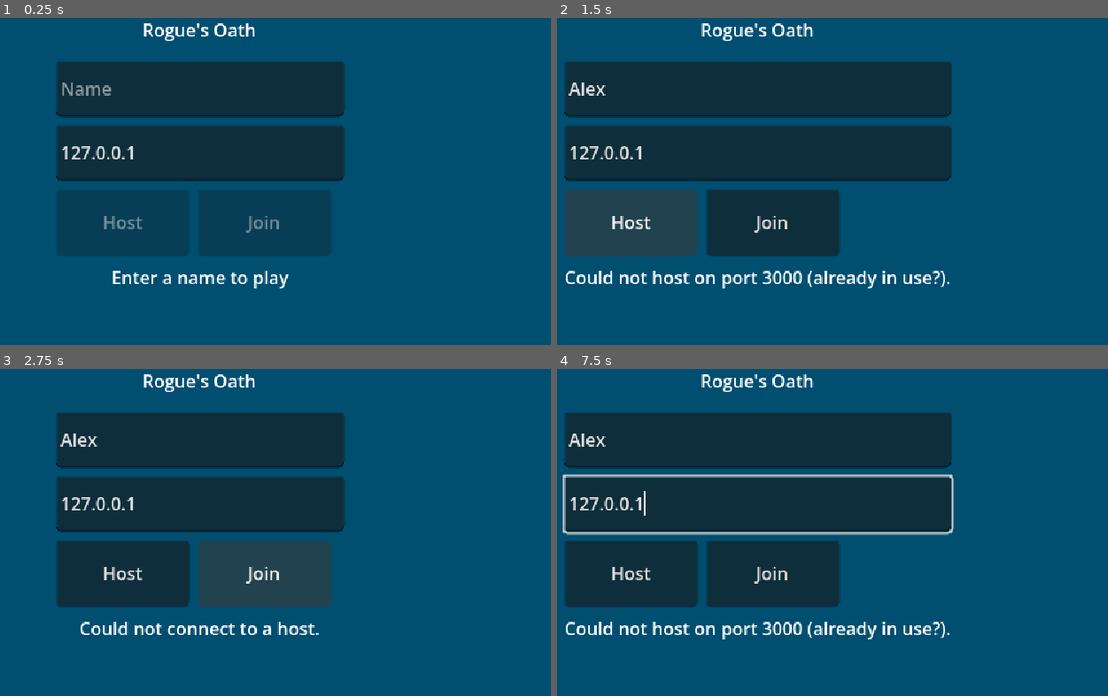
Above: before the commit, frames 1-4 (two rows, left to right).
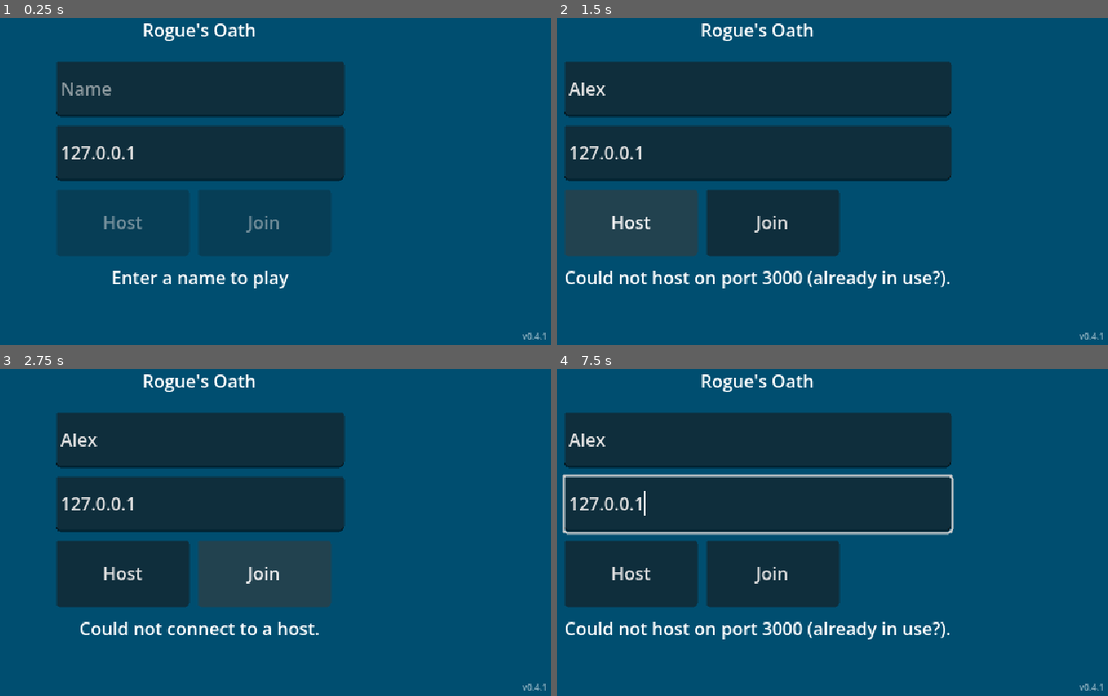
Above: after the commit, the same moments.

Repository: jonathanlake/rogues_oath
Game: Godot game, scene res://ui/main_menu/main_menu.tscn
The game is run twice, just before and just after one commit, with the same random seed, the same clock (stepped at 60 frames per second) and the same inputs.
Inputs (mouse positions are in pixels of both pictures, inside the frame that each line leads up to):
- Up to frame 1 (0.25 s): no input
- Up to frame 2 (1.5 s): click (755, 89) at 0.52 s; type "Alex" at 0.6 s; click "Host" at 1.25 s
- Up to frame 3 (2.75 s): click "Join" at 2 s
- Up to frame 4 (7.5 s): move the mouse to (915, 480) at 2.77 s; hold D (move_right) 2.78-3.53 s; tap Keypad Enter every 0.75 s from 2.85 to 7.35 s; click (915, 480) at 2.92 s; move the mouse to (617, 519) at 3.52 s; hold S (move_down) 3.53-4.28 s; move the mouse to (826, 414) at 4.27 s; hold D (move_right) 4.28-5.03 s; move the mouse to (722, 581) at 5.02 s; hold W (move_up) 5.03-5.78 s; click (722, 581) at 5.17 s; move the mouse to (970, 561) at 5.77 s; hold A (move_left) 5.78-7.28 s; move the mouse to (outside the picture) at 6.52 s; move the mouse to (793, 499) at 7.27 s; hold S (move_down) from 7.28 s (still down); click (793, 499) at 7.42 s

The runs differ from the first frame. In frame 1, less than 0.1% of the frame differs, in the area x 94-100%, y 96-99%; in frame 2, less than 0.1%; in frame 3, less than 0.1%; in frame 4, less than 0.1%.

Commit message:
Build versioning (x.y.z): config/version is the source of truth
application/config/version (project.godot) now carries the build
version, kept in step with the DESIGN changelog (currently 0.4.1). The
main menu shows it bottom-right and startup prints it — "which build am
I running?" is answerable at a glance on both machines, which is the
real fix for the stale-exe confusion. Exports are now named
rogues_oath_v<version>.exe (preset path updated; the explicit-path
export command remains the reliable route). Convention recorded in
CLAUDE.md: bump the version in the same commit as its changelog entry.
Per-build release notes deferred until wanted.

Co-Authored-By: Claude Fable 5 <noreply@anthropic.com>

Diff:
--- a/project.godot
+++ b/project.godot
@@ -11,6 +11,7 @@
 [application]
 
 config/name="Rogue's Oath"
+config/version="0.4.1"
 config/tags=PackedStringArray("2d", "multiplayer")
 run/main_scene="res://ui/main_menu/main_menu.tscn"
 config/features=PackedStringArray("4.7", "GL Compatibility")
--- a/ui/main_menu/main_menu.gd
+++ b/ui/main_menu/main_menu.gd
@@ -30,6 +30,12 @@
 
 
 func _ready() -> void:
+	# Build version, from the ONE source of truth (project.godot application/config/version — kept
+	# in step with the DESIGN changelog). Shown in the corner AND printed, so "which build are you
+	# actually running?" is answerable at a glance on both machines — the stale-exe footgun's fix.
+	var version := str(ProjectSettings.get_setting("application/config/version", "?"))
+	$VersionLabel.text = "v" + version
+	print("[Menu] Rogue's Oath v%s" % version)
 	host_button.pressed.connect(_on_host_pressed)
 	join_button.pressed.connect(_on_join_pressed)
 	name_input.text_changed.connect(_on_name_changed)
--- a/ui/main_menu/main_menu.tscn
+++ b/ui/main_menu/main_menu.tscn
@@ -68,3 +68,21 @@
 layout_mode = 2
 horizontal_alignment = 1
 vertical_alignment = 1
+
+[node name="VersionLabel" type="Label" parent="."]
+layout_mode = 1
+anchors_preset = 3
+anchor_left = 1.0
+anchor_top = 1.0
+anchor_right = 1.0
+anchor_bottom = 1.0
+offset_left = -80.0
+offset_top = -18.0
+offset_right = -6.0
+offset_bottom = -4.0
+grow_horizontal = 0
+grow_vertical = 0
+theme_override_font_sizes/font_size = 8
+horizontal_alignment = 2
+vertical_alignment = 1
+modulate = Color(1, 1, 1, 0.55)
Not shown, changed: export_presets.cfg
Not shown, changed: CLAUDE.md
